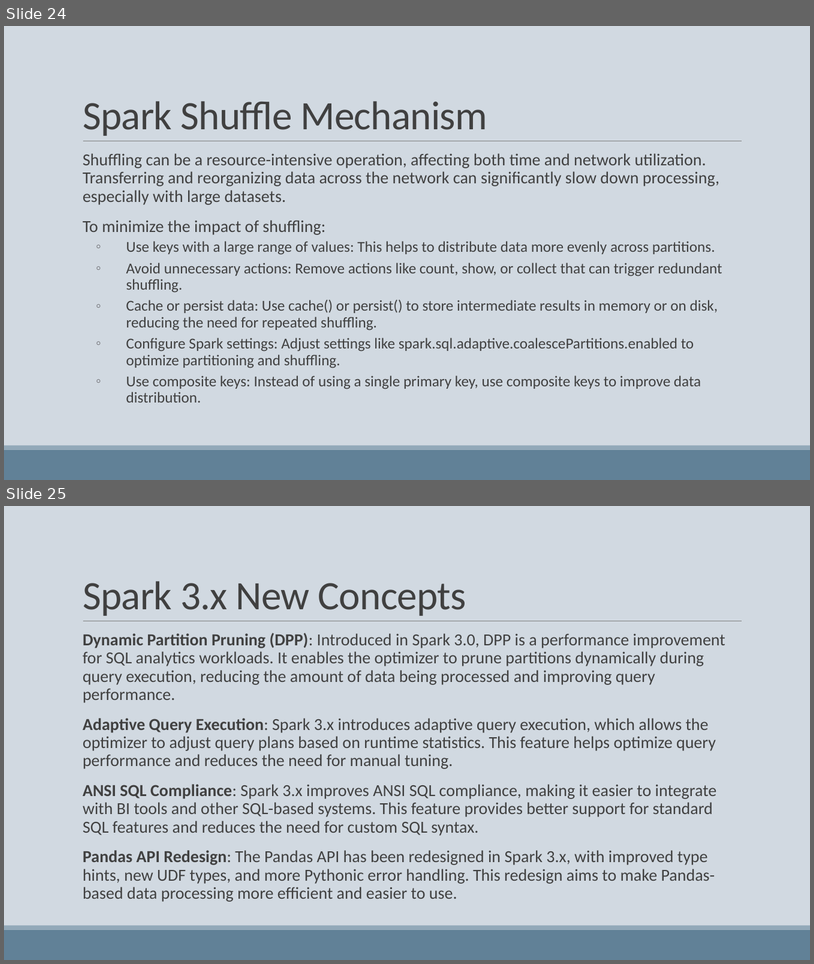
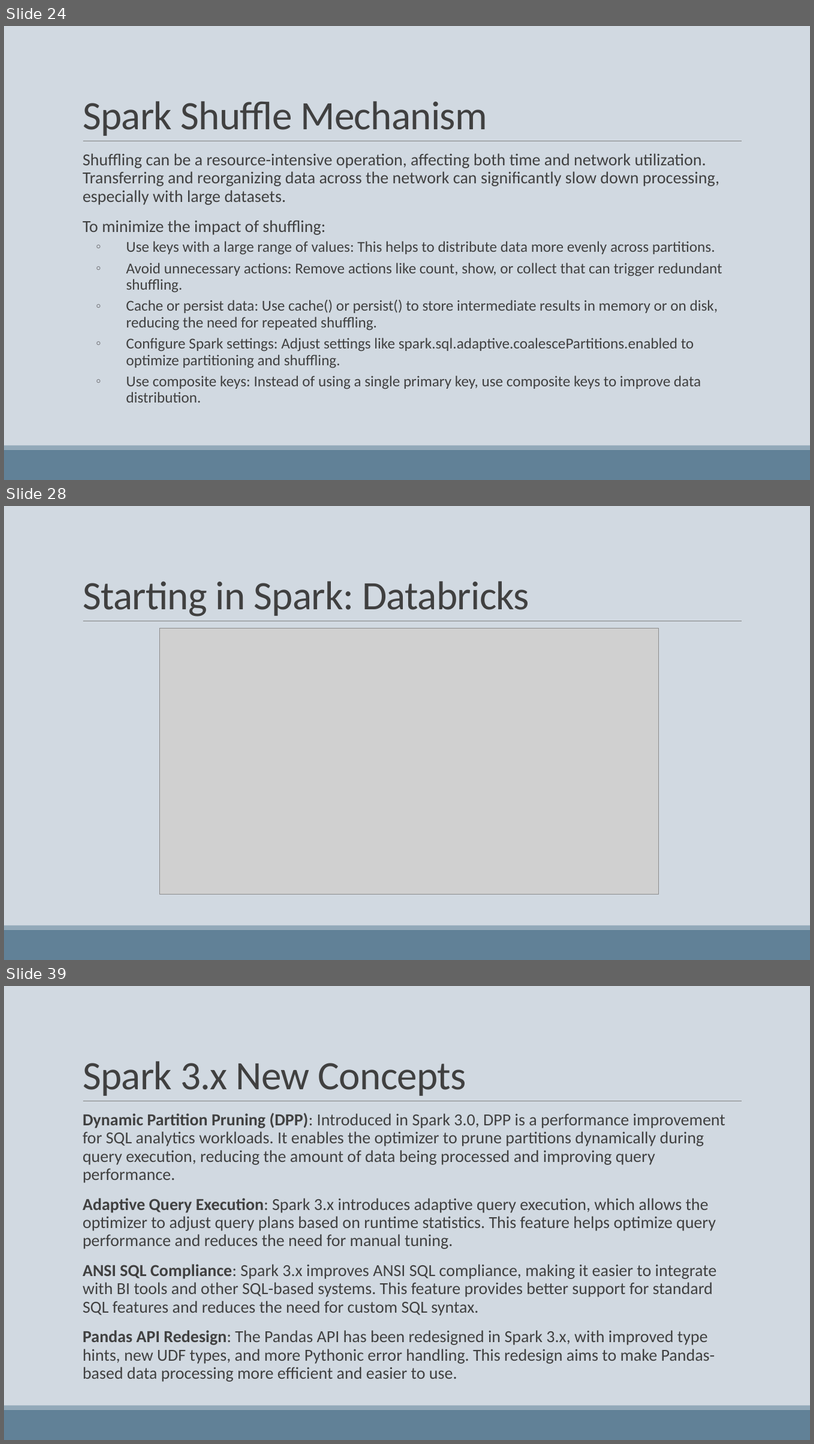
Before and after one commit to robertoprjr/presentations, a slide deck: apache_spark_2x.pptx. Shown one above the other, each under a label of ours: slides 24 and 25 before the commit, slides 24, 28 and 39 after it; the slides between them are not shown. The pictures are 814x964 and 814x1444 pixels, drawn with LibreOffice and Linux fonts; fonts in the diff are those of the drawing; grey boxes stand for pictures. Boxes give left, top, right and bottom in pixels: in the first picture for what was removed or moved away, otherwise in the second. Text is boxed around its words. In the diff, an @@ line names an element or a change of style, - is before the commit and + after.

Commit message:
Spark presentation V1

```diff
--- a/apache_spark_2x.pptx
+++ b/apache_spark_2x.pptx
@@ slide 28 added at bbox=[4, 506, 810, 960], background #D1D9E1; not listed: 3 template elements that a slide beside it also shows @@
@@ title added at bbox=[83, 581, 530, 616], 48 pt, text #404040 @@
+Starting in Spark: Databricks
@@ picture added at bbox=[159, 628, 659, 894] @@
@@ what was slide 25 is now slide 39 @@
```
Also in this commit, not shown: 16 other slides added, 1 other file.
